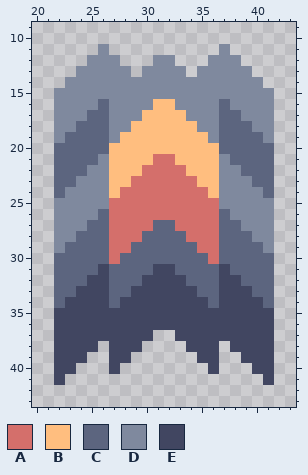
Edited in one commit: pixel-art sprite (sprites/units/core/trowel.png). The picture above is the old version.
The file is 64x48 pixels. Colours within 5 levels of each other are drawn and written as one. Shown: x 20..43, y 9..43.
Palette (. is transparent): A #d46f6b  B #ffbe7f  C #5c657f  D #7f899e  E #414661
Pixels before, first column x 22:
11 ....D..........D....
12 ...DDD...DD...DDD...
13 ..DDDDD.DDDD.DDDDD..
14 .DDDDDDDDDDDDDDDDDD.
15 DDDDDDDDDDDDDDDDDDDD
16 DDDDCDDDDBBDDDDCDDDD
17 DDDCCDDDBBBBDDDCCDDD
18 DDCCCDDBBBBBBDDCCCDD
19 DCCCCDBBBBBBBBDCCCCD
20 CCCCCBBBBBBBBBBCCCCC
21 CCCCDBBBBAABBBBDCCCC
22 CCCDDBBBAAAABBBDDCCC
23 CCDDDBBAAAAAABBDDDCC
24 CDDDDBAAAAAAAABDDDDC
25 DDDDDAAAAAAAAAADDDDD
26 DDDDCAAAAAAAAAACDDDD
27 DDDCCAAAACCAAAACCDDD
28 DDCCCAAACCCCAAACCCDD
29 DCCCCAACCCCCCAACCCCD
30 CCCCCACCCCCCCCACCCCC
31 CCCCECCCCEECCCCECCCC
32 CCCEECCCEEEECCCEECCC
33 CCEEECCEEEEEECCEEECC
34 CEEEECEEEEEEEECEEEEC
35 EEEEEEEEEEEEEEEEEEEE
36 EEEEEEEEEEEEEEEEEEEE
37 EEEEEEEEE..EEEEEEEEE
38 EEEE.EEE....EEE.EEEE
39 EEE..EE......EE..EEE
40 EE...E........E...EE
41 E..................E
New version:
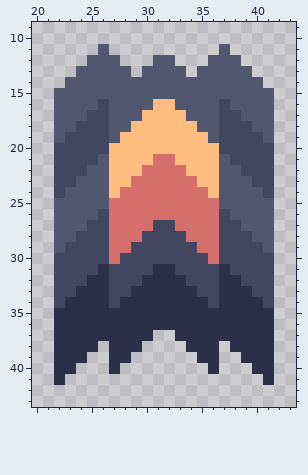
Changes in this commit:
{"colour":"C","old":"#5c657f","new":"#414661"}
{"colour":"D","old":"#7f899e","new":"#51576f"}
{"colour":"E","old":"#414661","new":"#2b3048"}
{"label":"changed","picture_box":[54,44,274,385]}
